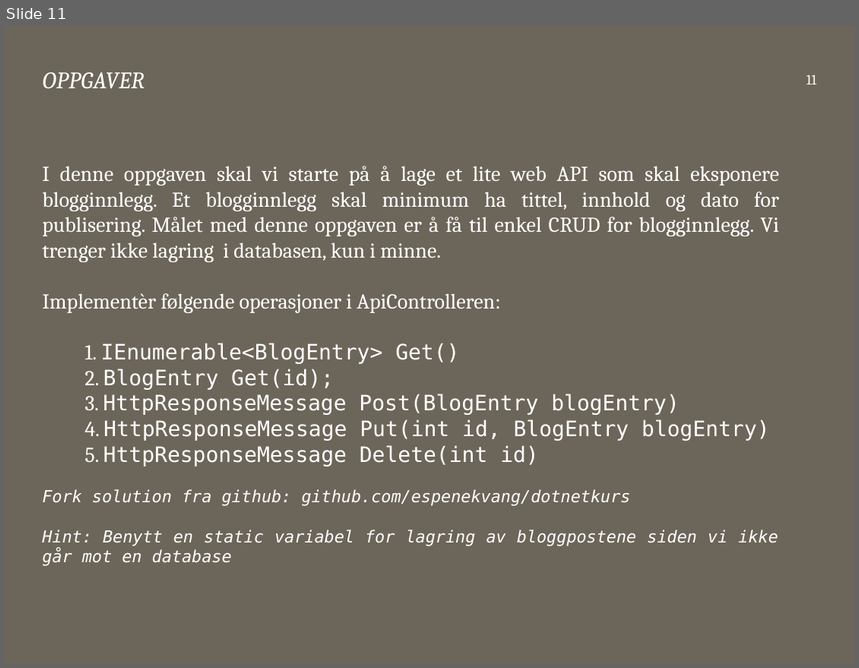
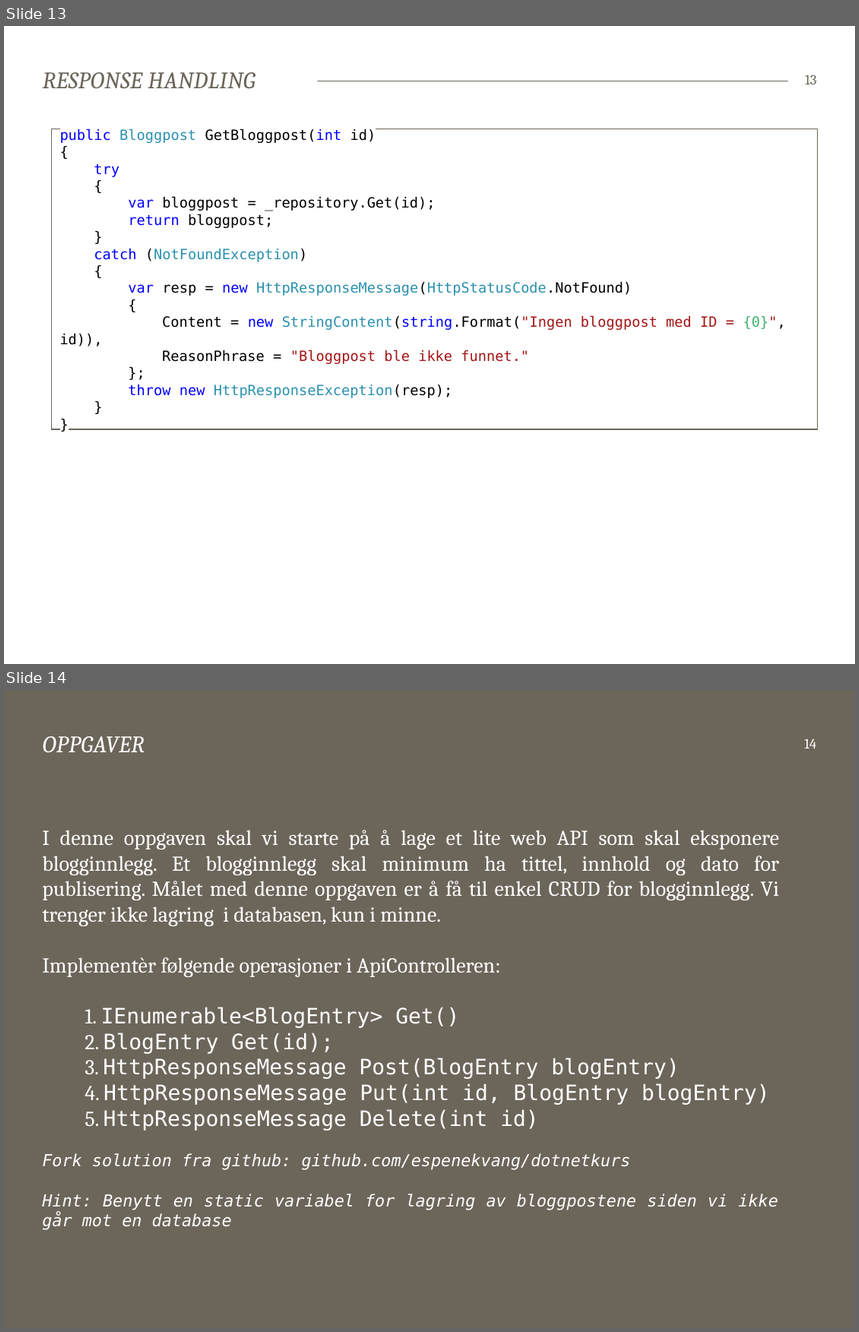
Before and after one commit to bekk/dotnetkurs, a slide deck: webapi/WebAPI.pptx. Shown one above the other, each under a label of ours: slide 11 before the commit, slides 13 and 14 after it. The pictures are 859x668 and 859x1332 pixels, drawn with LibreOffice and Linux fonts; fonts in the diff are those of the drawing. Boxes give left, top, right and bottom in pixels: in the first picture for what was removed or moved away, otherwise in the second. Text is boxed around its words. In the diff, an @@ line names an element or a change of style, - is before the commit and + after.

```diff
--- a/webapi/WebAPI.pptx
+++ b/webapi/WebAPI.pptx
@@ slide 13 added at bbox=[4, 26, 855, 664], background #FFFFFF; not listed: 1 template element that a slide beside it also shows @@
@@ title added at bbox=[43, 72, 255, 88], 20 pt, text #6C6559, italic @@
+RESPONSE HANDLING
@@ page number added at bbox=[805, 75, 816, 85], 12 pt, text #6C6559 @@
+13
@@ rectangle added at bbox=[52, 129, 818, 430], fill #FFFFFF, outline #6C6559 0.75 pt, 12 pt, text #000000 @@
+public Bloggpost GetBloggpost(int id)
+{
+try
+{
+var bloggpost = _repository.Get(id);
+return bloggpost;
+}
+catch (NotFoundException)
+{
+var resp = new HttpResponseMessage(HttpStatusCode.NotFound)
+{
+Content = new StringContent(string.Format("Ingen bloggpost med ID = {0}", id)),
+ReasonPhrase = "Bloggpost ble ikke funnet."
+};
+throw new HttpResponseException(resp);
+}
+}
@@ what was slide 11 is now slide 14 @@
@@ page number at bbox=[804, 739, 816, 749]: text changed @@
-11
+14
```
Also in this commit, not shown: 4 slides changed, 4 other slides added, 2 slides removed.
